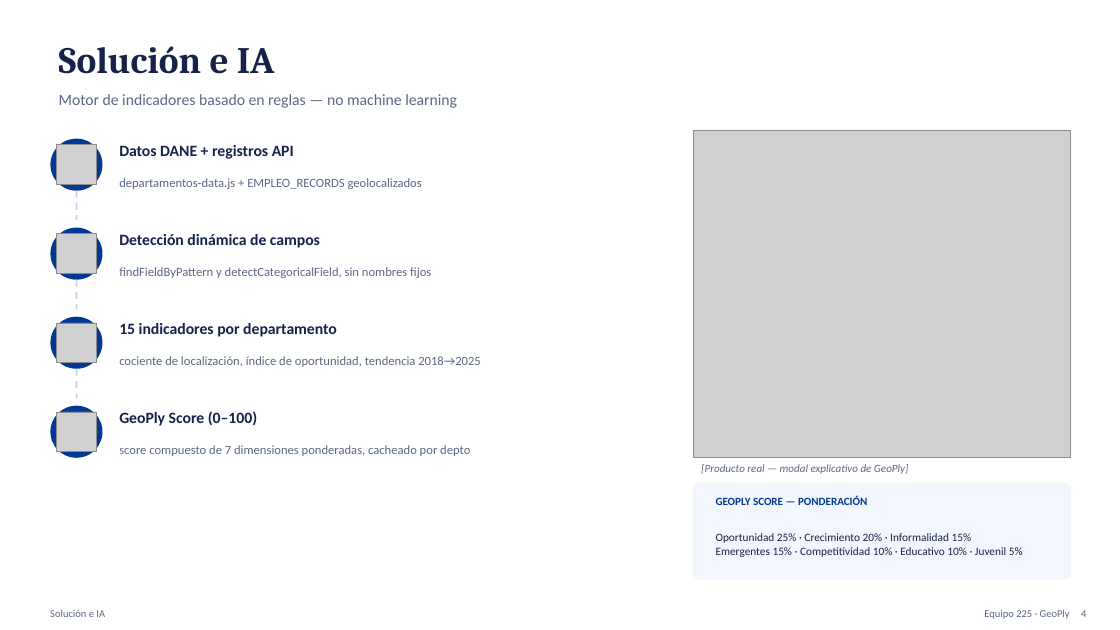
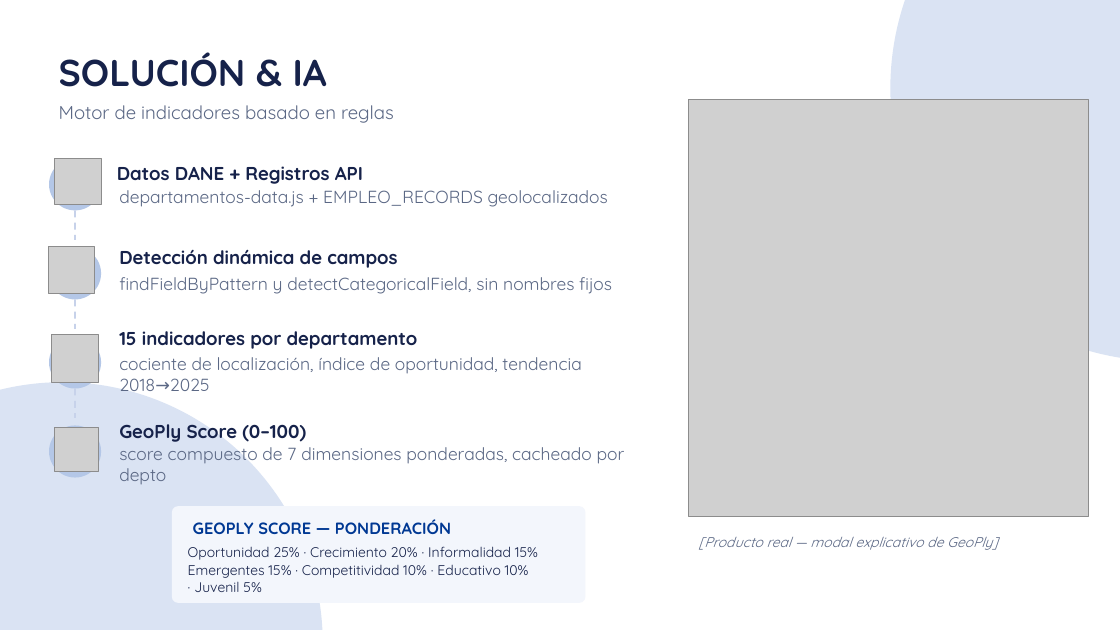
Before and after one commit to malvaceda/GEOPLY, a slide deck: slide 4 of GeoPly_Sustentacion.pptx. Drawn at 1120x630 pixels with LibreOffice and Linux fonts; fonts in the diff are those of the drawing; grey boxes stand for pictures. Boxes give left, top, right and bottom in pixels: in the first picture for what was removed or moved away, otherwise in the second. Text is boxed around its words. In the diff, an @@ line names an element or a change of style, - is before the commit and + after.

```diff
--- a/GeoPly_Sustentacion.pptx
+++ b/GeoPly_Sustentacion.pptx
@@ ellipse added at <box>891,0,1120,361</box>, fill #DAE3F3 @@
@@ text at <box>59,52,327,87</box>: text changed; font Cambria to Quicksand @@
-Solución e IA
+SOLUCIÓN & IA
@@ text at <box>59,105,394,123</box>: text changed; size 13.5 to 16 pt; font Calibri to Quicksand @@
-Motor de indicadores basado en reglas — no machine learning
+Motor de indicadores basado en reglas
@@ picture: place and size @@
-picture at <box>693,130,1071,458</box>
+picture at <box>689,99,1089,517</box>
@@ picture: place and size @@
-picture at <box>56,145,96,184</box>
+picture at <box>55,159,101,205</box>
@@ text at <box>117,166,363,184</box>: text changed; size 13.5 to 16 pt; font Calibri to Quicksand @@
-Datos DANE + registros API
+Datos DANE + Registros API
@@ size 10.8 to 15 pt, font Calibri to Quicksand in 4 elements at <box>119,277,612,294</box>, <box>119,447,625,484</box>, <box>119,357,581,391</box>, <box>119,190,608,207</box> @@
@@ text "departamentos-data.js + EMPLEO_RECORDS geolocalizados": place and size @@
-text "departamentos-data.js + EMPLEO_RECORDS geolocalizados" at <box>119,178,422,189</box>
+text "departamentos-data.js + EMPLEO_RECORDS geolocalizados" at <box>119,190,608,207</box>
@@ picture: place and size @@
-picture at <box>56,234,96,273</box>
+picture at <box>48,247,95,294</box>
@@ text "findFieldByPattern y detectCategoricalField, sin nombres ...": place and size @@
-text "findFieldByPattern y detectCategoricalField, sin nombres ..." at <box>119,267,431,278</box>
+text "findFieldByPattern y detectCategoricalField, sin nombres ..." at <box>119,277,612,294</box>
@@ size 13.5 to 16 pt, font Calibri to Quicksand in 3 elements at <box>119,331,418,349</box>, <box>119,424,306,442</box>, <box>119,250,397,268</box> @@
@@ picture removed at <box>56,323,96,362</box> @@
@@ text "15 indicadores por departamento": place and size @@
-text "15 indicadores por departamento" at <box>119,323,337,337</box>
+text "15 indicadores por departamento" at <box>119,331,418,349</box>
@@ picture added at <box>51,335,98,382</box> @@
@@ ellipse added at <box>0,382,323,630</box>, fill #DAE3F3 @@
@@ text "GeoPly Score (0–100)": place and size @@
-text "GeoPly Score (0–100)" at <box>119,411,257,426</box>
+text "GeoPly Score (0–100)" at <box>119,424,306,442</box>
@@ 4 ellipses, 3 lines, 1 text: place and size @@
-4 ellipses, 3 lines, 1 text at <box>50,139,320,458</box>
+4 ellipses, 3 lines, 1 text at <box>49,158,397,477</box>
@@ fill #003893 to #B4C7E7 in 4 elements at <box>49,158,101,210</box>, <box>49,247,101,299</box>, <box>49,336,101,388</box>, <box>49,425,101,477</box> @@
@@ picture: place and size @@
-picture at <box>56,412,96,451</box>
+picture at <box>55,427,98,471</box>
@@ rounded rectangle: place and size @@
-rounded rectangle at <box>693,483,1071,580</box>
+rounded rectangle at <box>172,507,586,603</box>
@@ text "Oportunidad 25% · Crecimiento 20% ...": place and size @@
-text "Oportunidad 25% · Crecimiento 20% ..." at <box>716,533,1023,557</box>
+text "Oportunidad 25% · Crecimiento 20% ..." at <box>188,546,538,592</box>
@@ text "GEOPLY SCORE — PONDERACIÓN": place and size @@
-text "GEOPLY SCORE — PONDERACIÓN" at <box>716,496,867,505</box>
+text "GEOPLY SCORE — PONDERACIÓN" at <box>193,519,451,534</box>
@@ text "GEOPLY SCORE — PONDERACIÓN" at <box>193,519,451,534</box>: size 9.5 to 14 pt, font Calibri to Quicksand @@
@@ text "[Producto real — modal explicativo ...": place and size @@
-text "[Producto real — modal explicativo ..." at <box>701,464,909,474</box>
+text "[Producto real — modal explicativo ..." at <box>699,537,998,550</box>
@@ text "[Producto real — modal explicativo ..." at <box>699,537,998,550</box>: size 9.5 to 12 pt, font Calibri to Quicksand @@
@@ text at <box>188,565,529,592</box>: text changed; size 9.7 to 12 pt; font Calibri to Quicksand @@
-Emergentes 15% · Competitividad 10% · Educativo 10% · Juvenil 5%
+Emergentes 15% · Competitividad 10% · Educativo 10%
+· Juvenil 5%
@@ text at <box>188,546,538,560</box>: size 9.7 to 12 pt, font Calibri to Quicksand in "Oportunidad 25% · Crecimiento 20% · Informalidad ..." @@
@@ text removed at <box>50,610,105,617</box> @@
-Solución e IA
@@ text removed at <box>984,609,1070,619</box> @@
-Equipo 225 · GeoPly
@@ text removed at <box>1081,610,1086,617</box> @@
-4
```
Also in this commit, not shown: 7 other slides changed.
